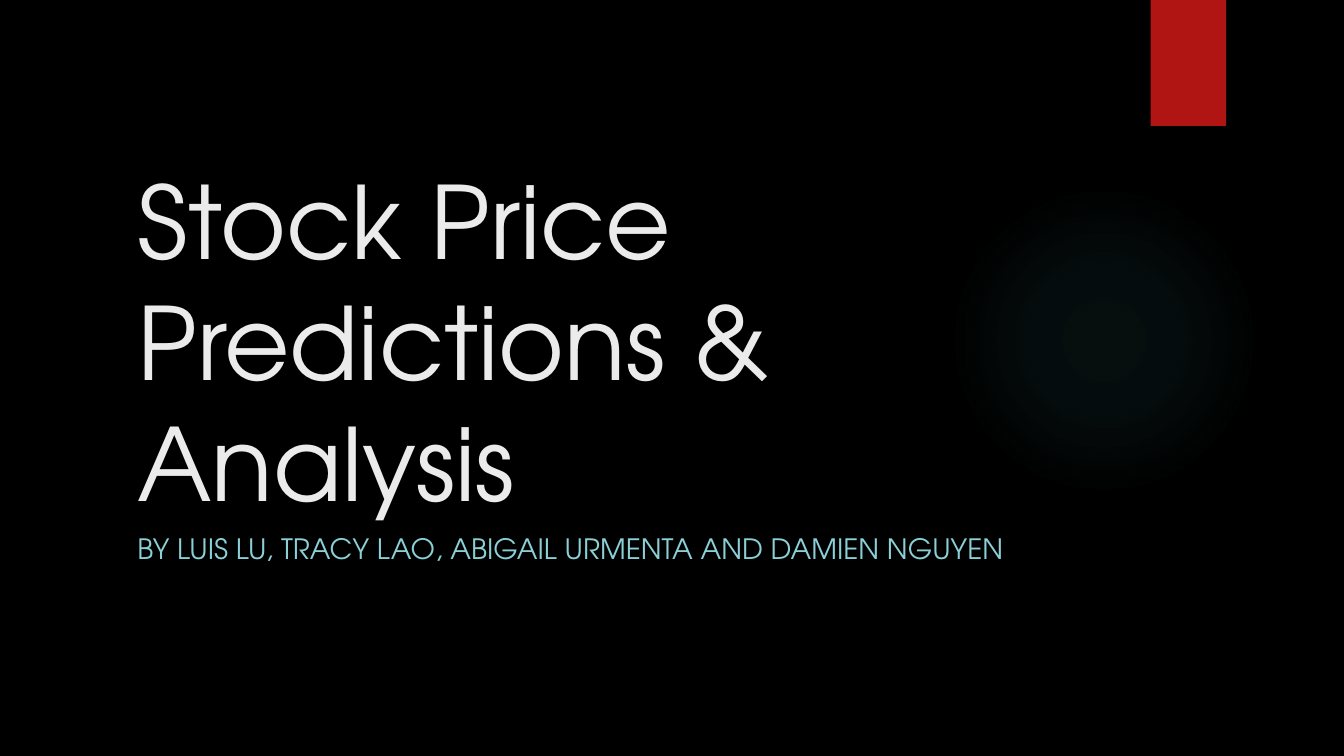
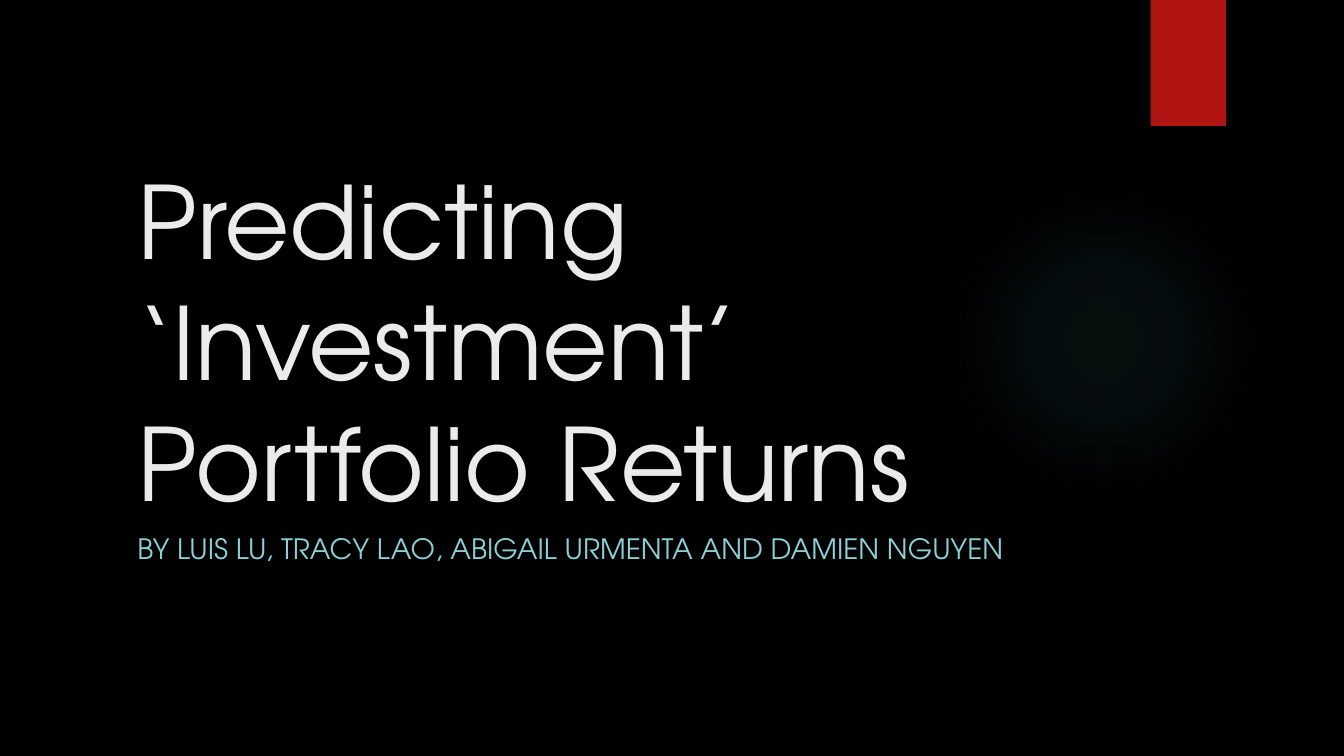
Before and after one commit to Damien-Nguyen/Analysis-of-Optimal-Investment-Portfolio, a slide deck: slide 1 of Stock Price Predictions & Analysis.pptx. Drawn at 1344x756 pixels with LibreOffice and Linux fonts; fonts in the diff are those of the drawing; background and template pictures are left out. Boxes give left, top, right and bottom in pixels: in the first picture for what was removed or moved away, otherwise in the second. Text is boxed around its words. In the diff, an @@ line names an element or a change of style, - is before the commit and + after.

```diff
--- a/Stock Price Predictions & Analysis.pptx
+++ b/Stock Price Predictions & Analysis.pptx
@@ title at [137, 184, 910, 547]: text changed @@
-Stock Price Predictions & Analysis
+Predicting ‘Investment’ Portfolio Returns
```
Also in this commit, not shown: 3 other slides changed, 1 slide added, 1 slide removed.
